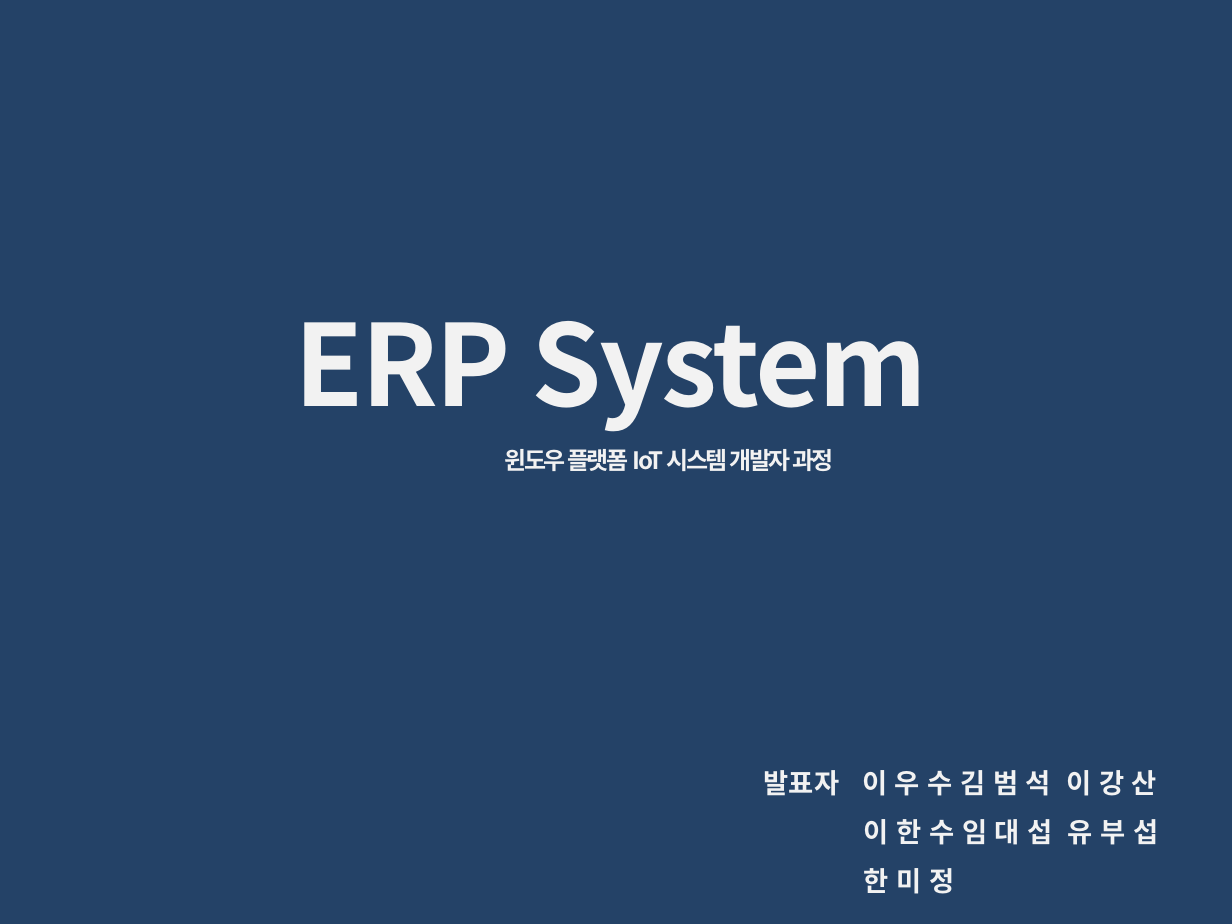
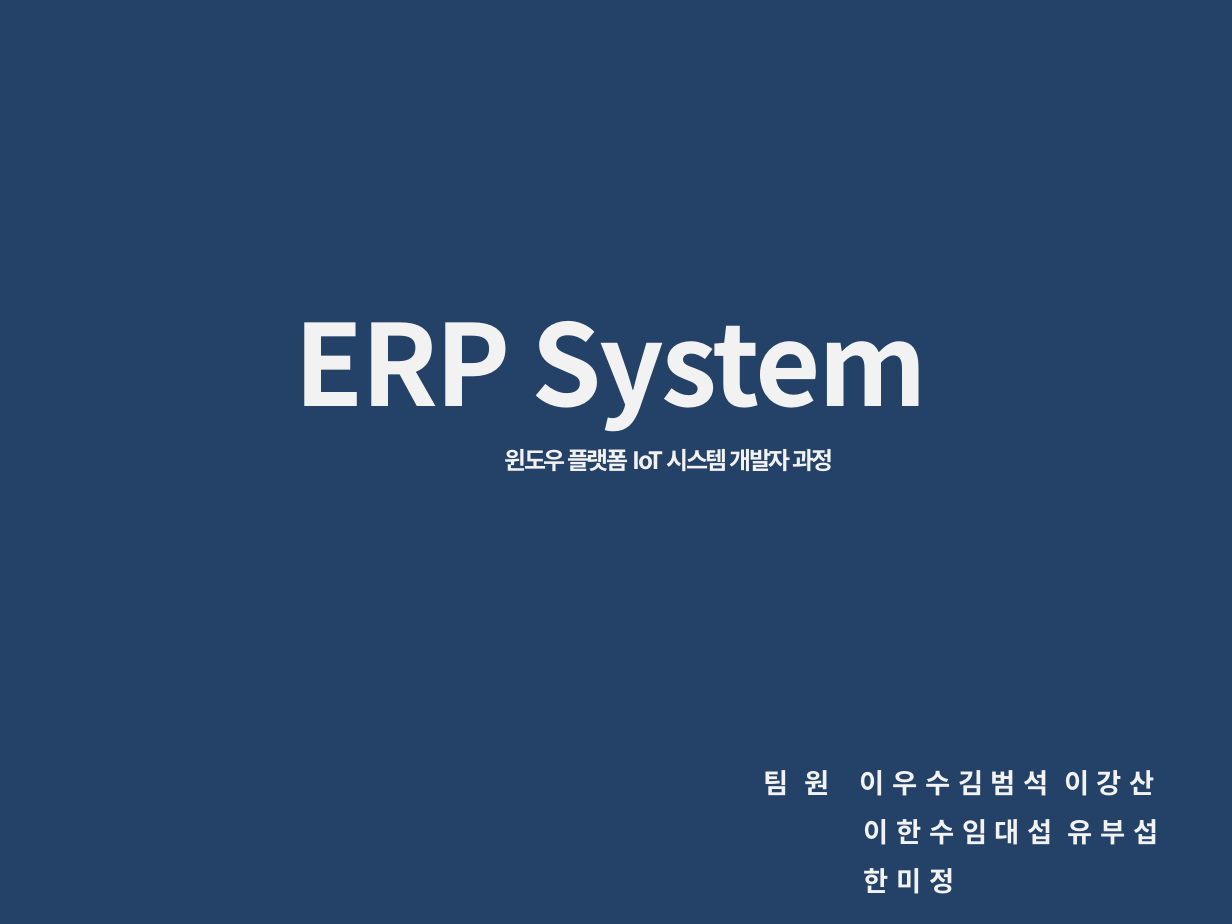
Before and after one commit to Leewoosu/ERP_SYSTEM, a slide deck: slide 1 of ERP System_V5.pptx. Drawn at 1232x924 pixels with LibreOffice and Linux fonts; fonts in the diff are those of the drawing. Boxes give left, top, right and bottom in pixels: in the first picture for what was removed or moved away, otherwise in the second. Text is boxed around its words. In the diff, an @@ line names an element or a change of style, - is before the commit and + after.

Commit message:
20190828

```diff
--- a/ERP System_V5.pptx
+++ b/ERP System_V5.pptx
@@ text at [764, 770, 1155, 796]: text changed @@
-발표자 이 우 수 김 범 석 이 강 산
+팀 원 이 우 수 김 범 석 이 강 산
```
Also in this commit, not shown: 1 other slide changed.
